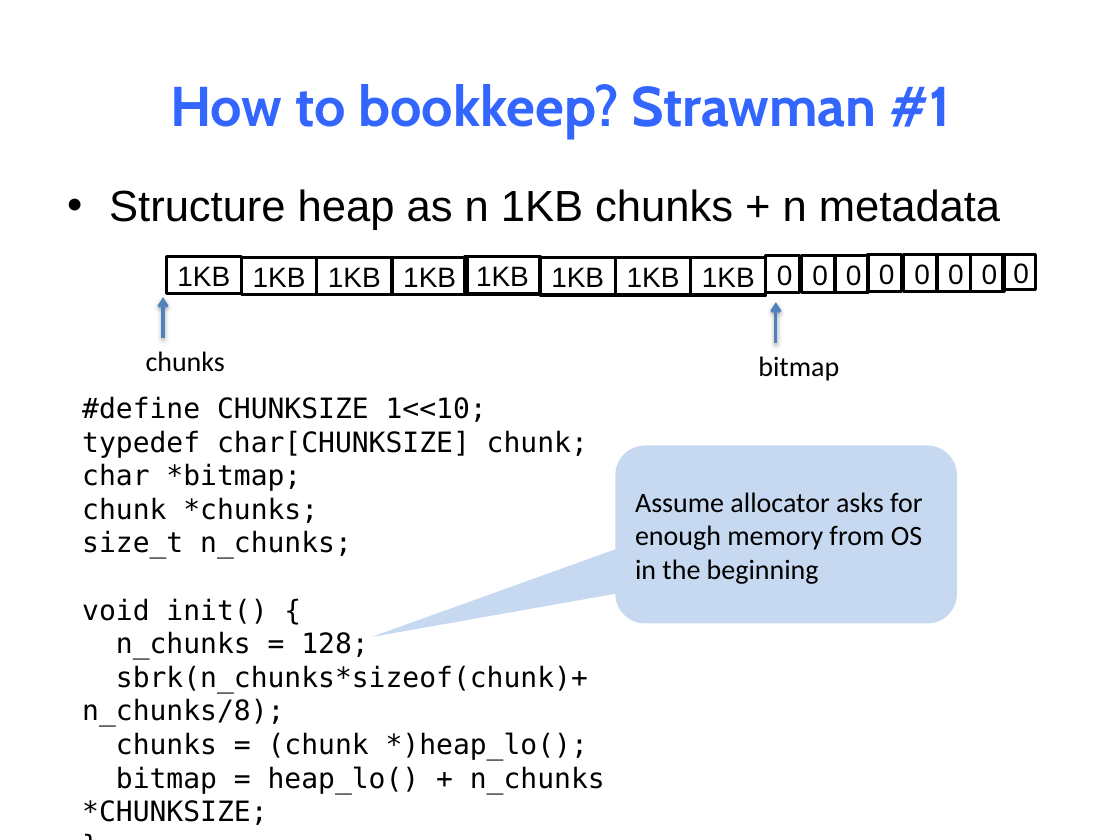
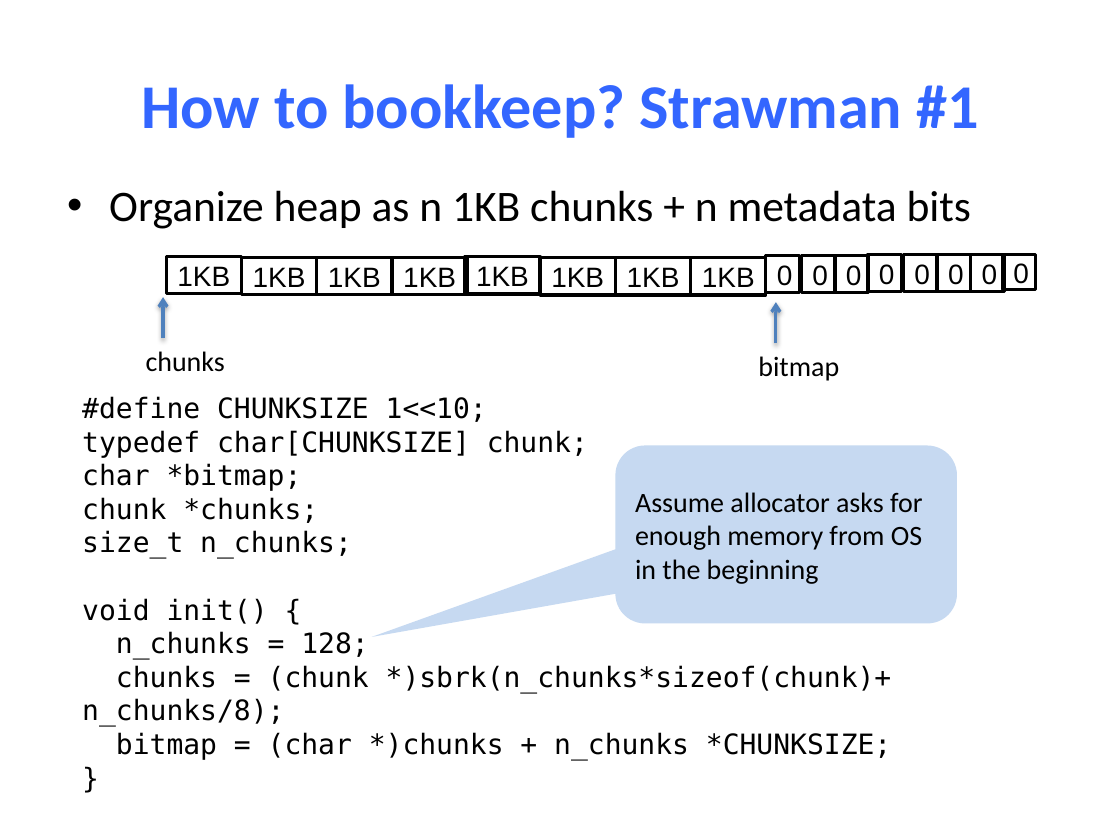
Before and after one commit to NYU-CSO/nyu-cso.github.io, a slide deck: slide 17 of notes/14-Dynamic_Allocator.pptx (slide 15 before the commit). Drawn at 1120x840 pixels with LibreOffice and Linux fonts; fonts in the diff are those of the drawing. Boxes give left, top, right and bottom in pixels: in the first picture for what was removed or moved away, otherwise in the second. Text is boxed around its words. In the diff, an @@ line names an element or a change of style, - is before the commit and + after.

```diff
--- a/notes/14-Dynamic_Allocator.pptx
+++ b/notes/14-Dynamic_Allocator.pptx
@@ title "How to bookkeep? Strawman #1" at (141, 84, 978, 138): size 36 to 40 pt, font Cabin to Calibri @@
@@ text at (109, 190, 971, 229): text changed; font Arial to Calibri @@
-• Structure heap as n 1KB chunks + n metadata
+• Organize heap as n 1KB chunks + n metadata bits
@@ text at (82, 665, 892, 760): text changed @@
-sbrk(n_chunks*sizeof(chunk)+ n_chunks/8);
-chunks = (chunk *)heap_lo();
-bitmap = heap_lo() + n_chunks *CHUNKSIZE;
+chunks = (chunk *)sbrk(n_chunks*sizeof(chunk)+ n_chunks/8);
+bitmap = (char *)chunks + n_chunks *CHUNKSIZE;
```
Also in this commit, not shown: 51 other slides changed, 29 slides added, 10 slides removed, 1 other file.
